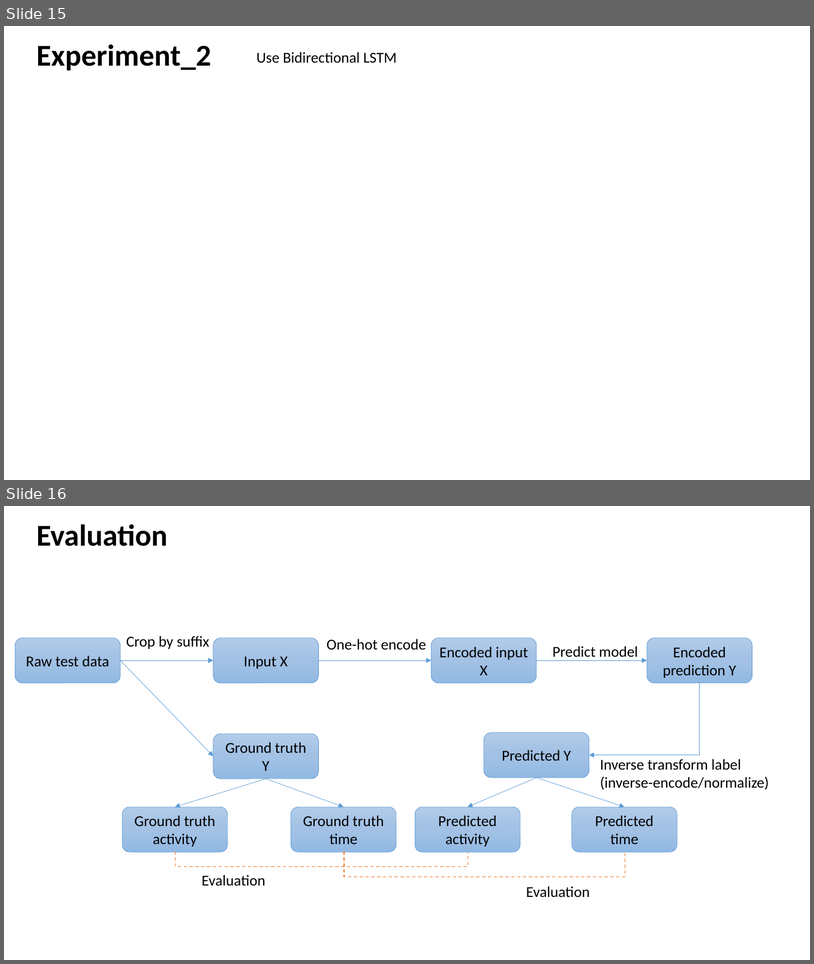
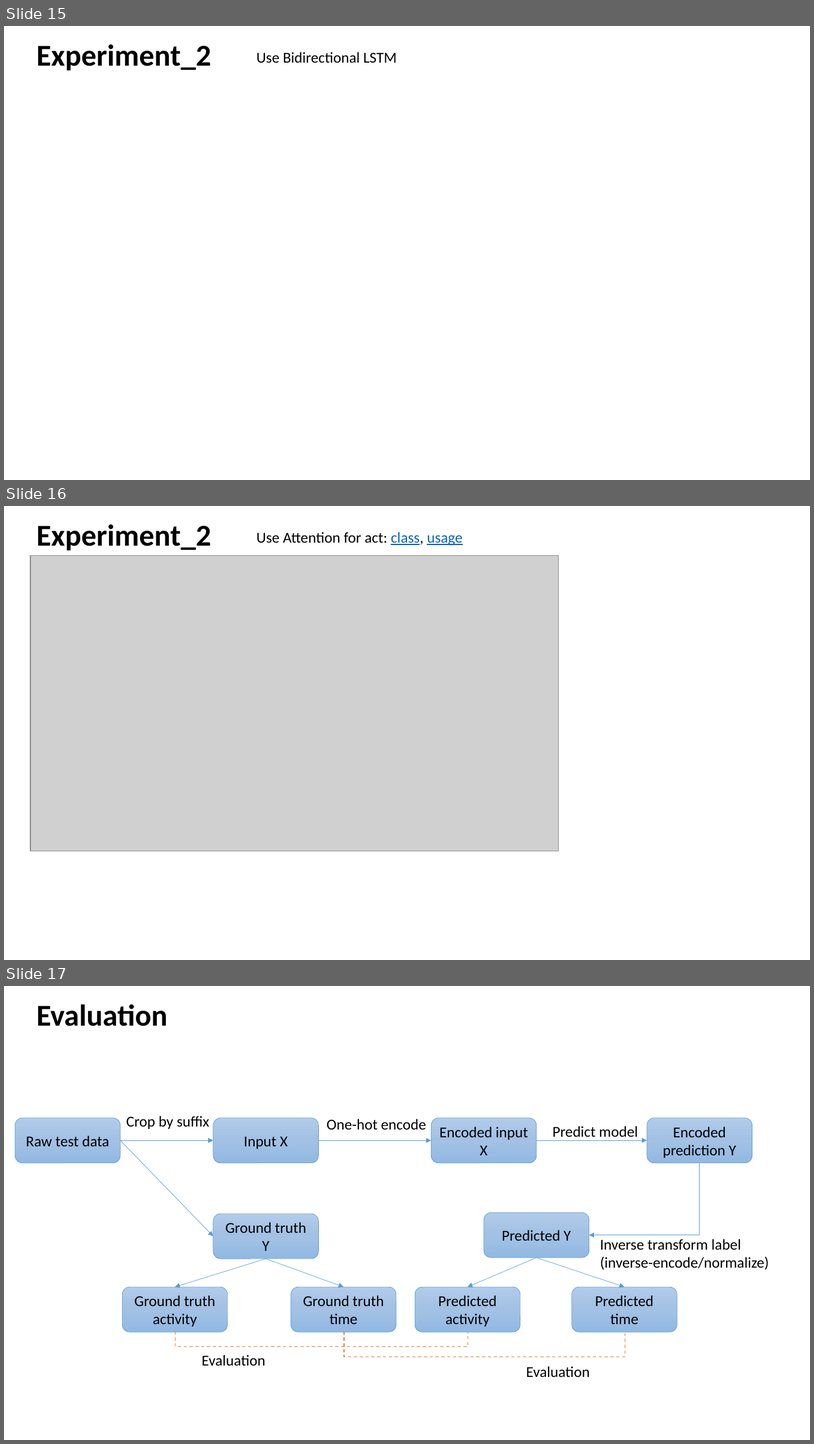
Before and after one commit to guptam/process-sequence, a slide deck: report.pptx. Shown one above the other, each under a label of ours: slides 15 and 16 before the commit, slides 15, 16 and 17 after it. The pictures are 814x964 and 814x1444 pixels, drawn with LibreOffice and Linux fonts; fonts in the diff are those of the drawing; grey boxes stand for pictures. Boxes give left, top, right and bottom in pixels: in the first picture for what was removed or moved away, otherwise in the second. Text is boxed around its words. In the diff, an @@ line names an element or a change of style, - is before the commit and + after.

Commit message:
added attention

```diff
--- a/report.pptx
+++ b/report.pptx
@@ slide 16 added at (4, 506, 810, 960), background #FFFFFF @@
@@ title added at (36, 524, 211, 550), 36 pt, text #000000, bold @@
+Experiment_2
@@ text added at (257, 532, 462, 546), 18 pt, text #000000 @@
+Use Attention for act: class, usage
@@ picture added at (30, 556, 560, 851) @@
@@ what was slide 16 is now slide 17 @@
```
Also in this commit, not shown: 1 slide changed, 11 other files.
